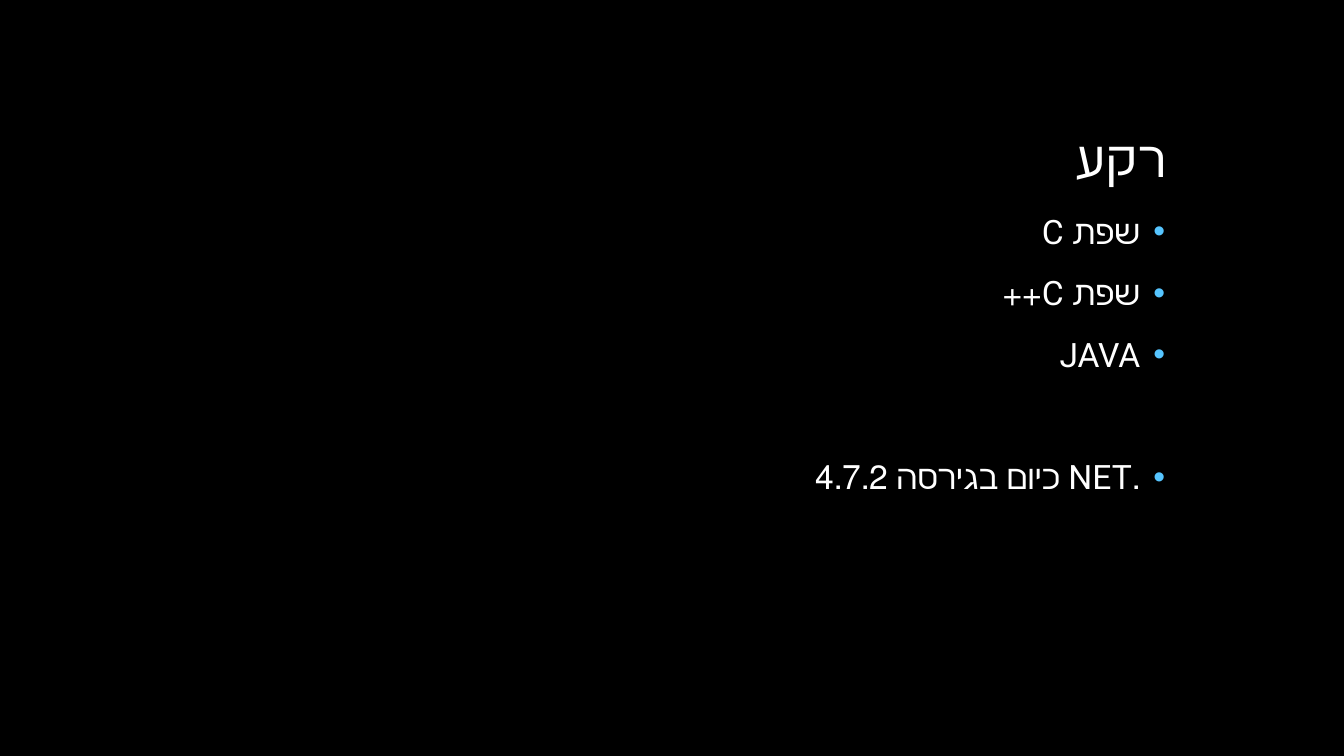
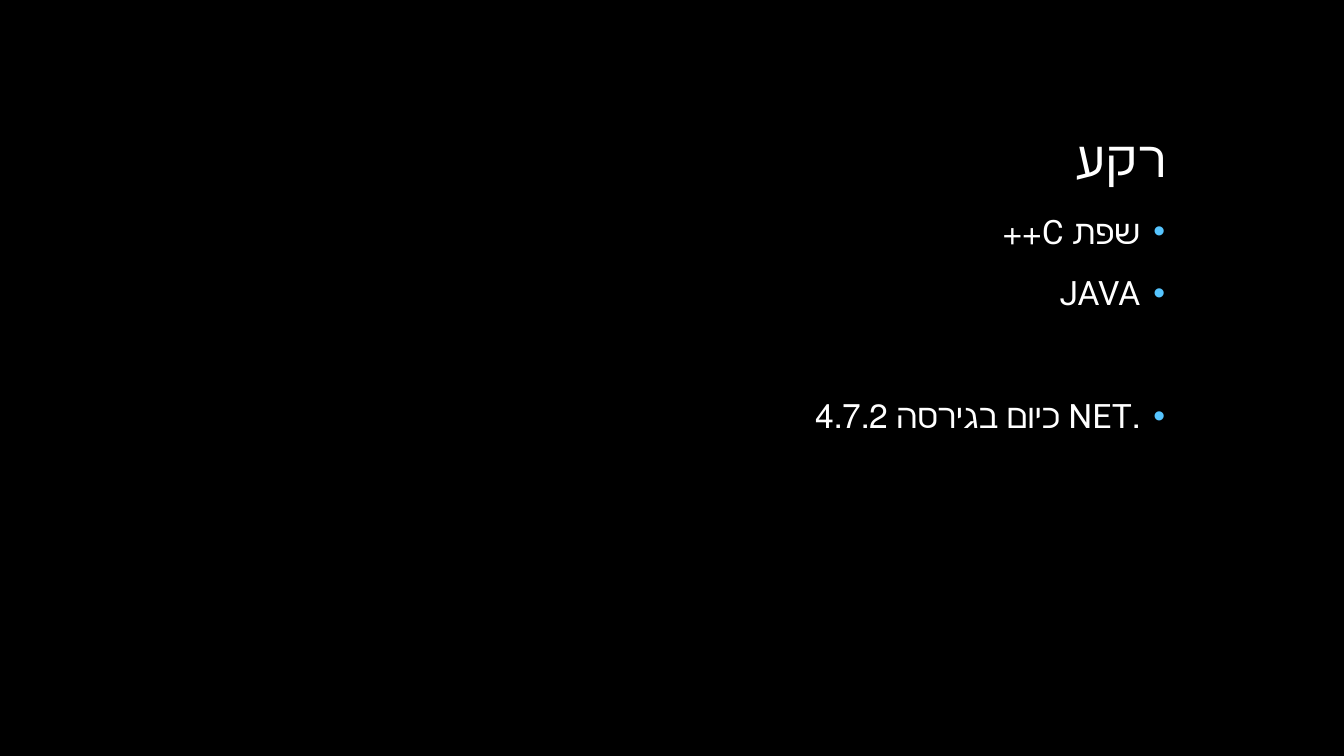
Before and after one commit to talshalti/lecture, a slide deck: slide 3 of C# Basics.pptx. Drawn at 1344x756 pixels with LibreOffice and Linux fonts; fonts in the diff are those of the drawing; background and template pictures are left out. Boxes give left, top, right and bottom in pixels: in the first picture for what was removed or moved away, otherwise in the second. Text is boxed around its words. In the diff, an @@ line names an element or a change of style, - is before the commit and + after.

```diff
--- a/C# Basics.pptx
+++ b/C# Basics.pptx
@@ text at [1042,223,1140,306]: paragraph removed @@
-• שפת C
```
Also in this commit, not shown: 6 other slides changed, 53 other files.
